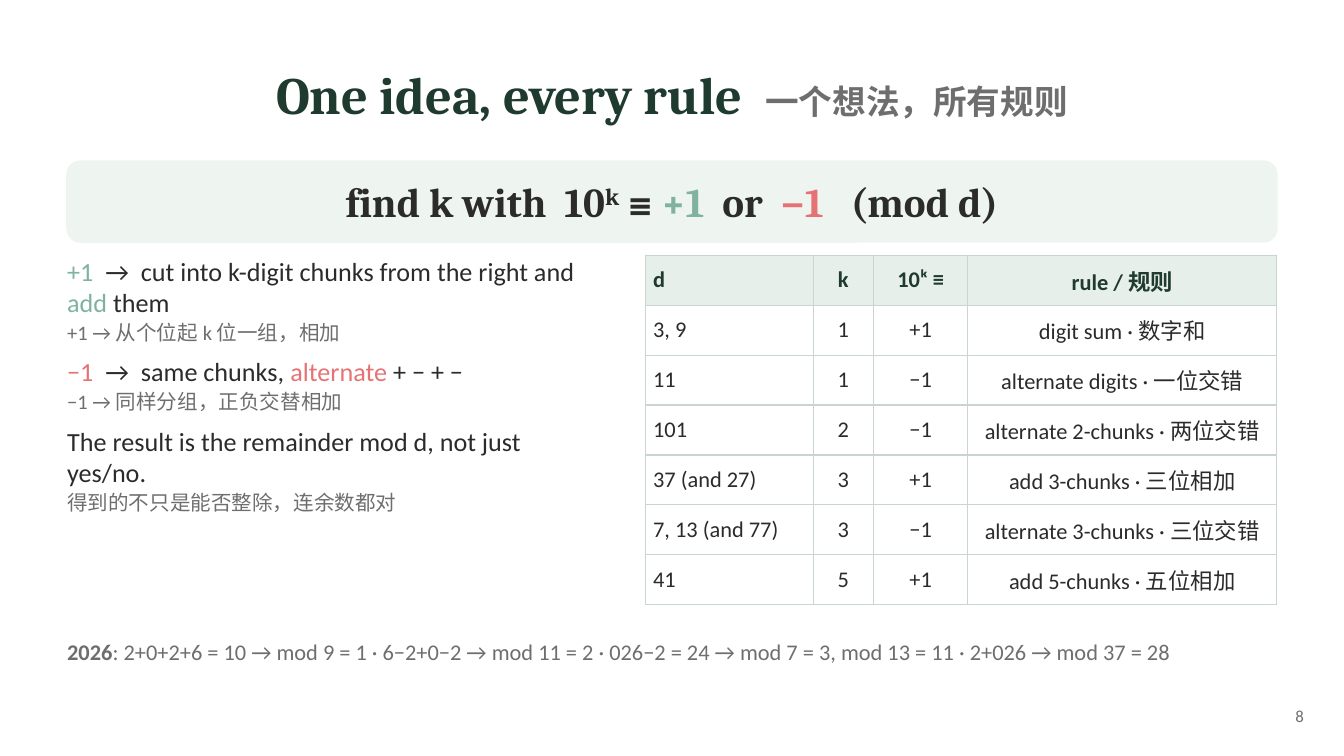
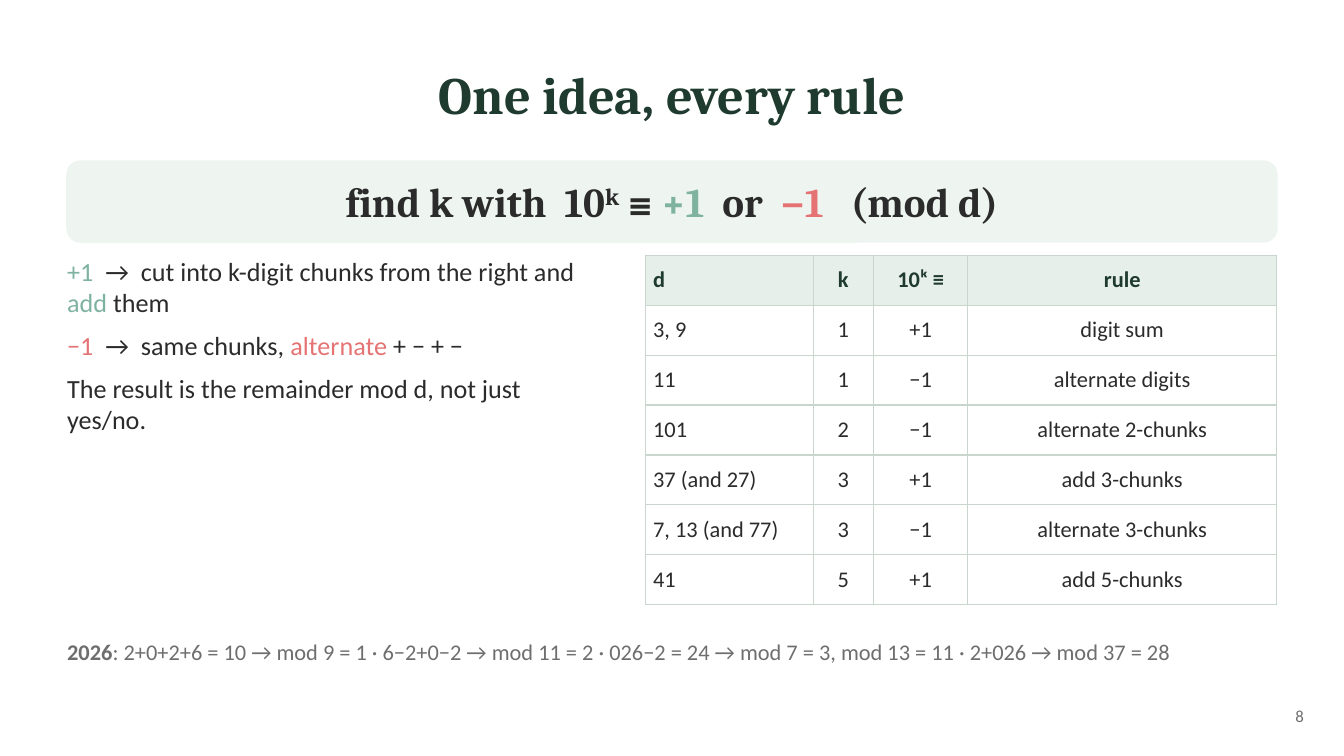
Before and after one commit to ZhihengLi0/math5248, a slide deck: slide 8 of slides/presentation.pptx. Drawn at 1344x756 pixels with LibreOffice and Linux fonts; fonts in the diff are those of the drawing. Boxes give left, top, right and bottom in pixels: in the first picture for what was removed or moved away, otherwise in the second. Text is boxed around its words. In the diff, an @@ line names an element or a change of style, - is before the commit and + after.

```diff
--- a/slides/presentation.pptx
+++ b/slides/presentation.pptx
@@ title at (439,77,906,125): text changed @@
-One idea, every rule 一个想法，所有规则
+One idea, every rule
@@ text "+1 → cut into k-digit ..." at (67,263,574,434): more space between paragraphs; less space between paragraphs @@
@@ table at (645,255,1277,605) @@
-row 1, column 4: rule / 规则
+row 1, column 4: rule
-row 2, column 4: digit sum · 数字和
+row 2, column 4: digit sum
-row 3, column 4: alternate digits · 一位交错
+row 3, column 4: alternate digits
-row 4, column 4: alternate 2-chunks · 两位交错
+row 4, column 4: alternate 2-chunks
-row 5, column 4: add 3-chunks · 三位相加
+row 5, column 4: add 3-chunks
-row 6, column 4: alternate 3-chunks · 三位交错
+row 6, column 4: alternate 3-chunks
-row 7, column 4: add 5-chunks · 五位相加
+row 7, column 4: add 5-chunks
@@ text at (67,323,340,342): paragraph removed @@
-+1 → 从个位起 k 位一组，相加
@@ text at (67,392,342,411): paragraph removed @@
-−1 → 同样分组，正负交替相加
@@ text at (67,493,396,512): paragraph removed @@
-得到的不只是能否整除，连余数都对
```
Also in this commit, not shown: 9 other slides changed, 5 other files.
